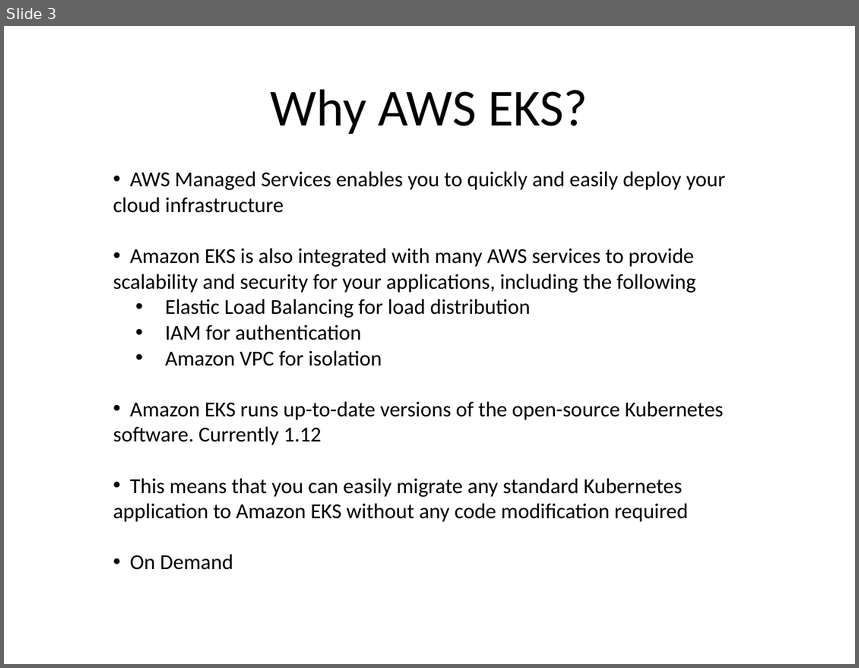
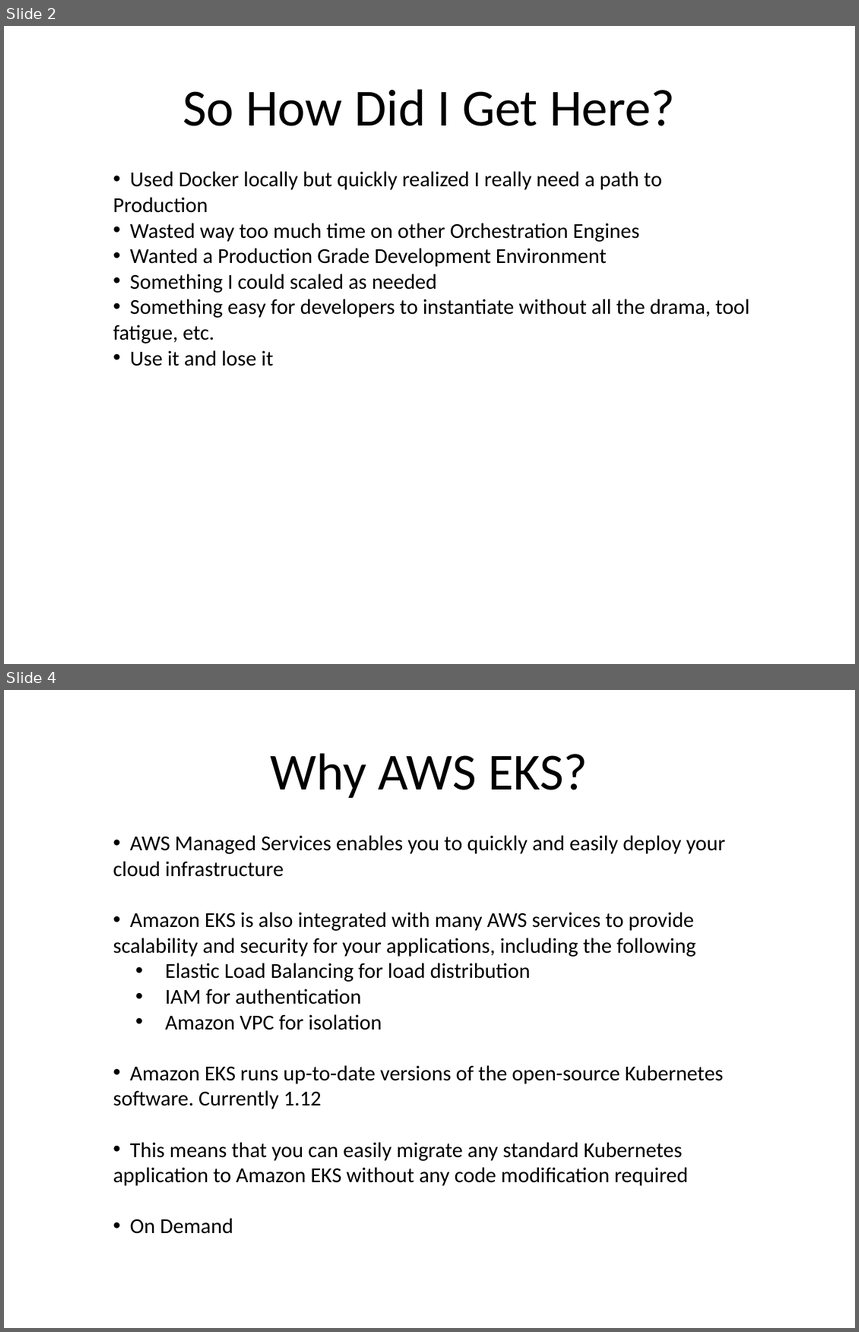
Before and after one commit to kskalvar/aws-eks-cluster-quickstart, a slide deck: slides/AWS-EKS-Cluster-Quickstart.pptx. Shown one above the other, each under a label of ours: slide 3 before the commit, slides 2 and 4 after it; the slides between them are not shown. The pictures are 859x668 and 859x1332 pixels, drawn with LibreOffice and Linux fonts; fonts in the diff are those of the drawing; background and template pictures are left out. Boxes give left, top, right and bottom in pixels: in the first picture for what was removed or moved away, otherwise in the second. Text is boxed around its words. In the diff, an @@ line names an element or a change of style, - is before the commit and + after.

```diff
--- a/slides/AWS-EKS-Cluster-Quickstart.pptx
+++ b/slides/AWS-EKS-Cluster-Quickstart.pptx
@@ slide 2 added at bbox=[4, 26, 855, 664], background #FFFFFF @@
@@ title added at bbox=[183, 89, 675, 126], 44 pt, text #000000 @@
+So How Did I Get Here?
@@ text added at bbox=[113, 171, 750, 366], 18 pt, text #000000 @@
+• Used Docker locally but quickly realized I really need a path to Production
+• Wasted way too much time on other Orchestration Engines
+• Wanted a Production Grade Development Environment
+• Something I could scaled as needed
+• Something easy for developers to instantiate without all the drama, tool fatigue, etc.
+• Use it and lose it
@@ what was slide 3 is now slide 4 @@
```
Also in this commit, not shown: 6 slides changed.
